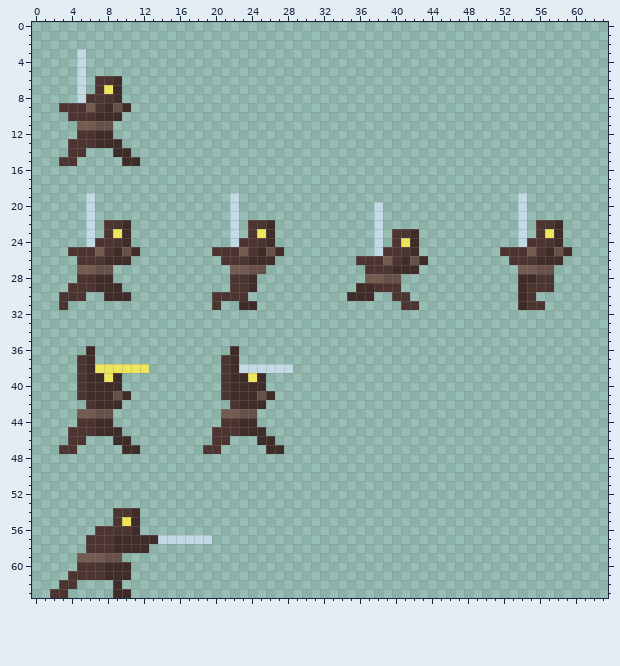
Pixel-art file: Entities/melee_enemy.ase. The picture above was drawn from the file before the commit.
64x64 pixels, 1 frame.
Once edited:
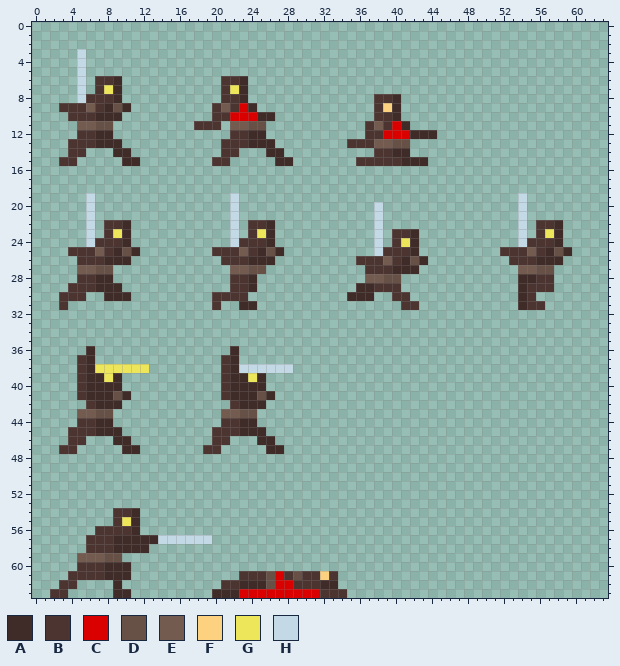
Palette (. is transparent): A #3f2b28  B #4c3430  C #da0000  D #675147  E #745b50  F #fcd281  G #ede65b  H #c3d9e6
Log entry: moved melee enemy death logic from player to itself
Edits made:
@@ x 16..46 @@
  5 ...............................
- 6 ...............................
- 7 ...............................
- 8 ...............................
- 9 ...............................
-10 ...............................
-11 ...............................
-12 ...............................
-13 ...............................
-14 ...............................
-15 ...............................
+ 6 .....BBA.......................
+ 7 .....BGA.......................
+ 8 .....BBA..............BBA......
+ 9 ....BEBCA.............BFA......
+10 ....BBCCCAA...........BBA......
+11 ..BBB.EEDD...........BEBCA.....
+12 ......BBAA...........BBCCCAAA..
+13 .....BBBAAA........BBBEEDD.....
+14 .....BB...AA..........BBAA.....
+15 ....BB.....AA.......BBBBBAAA...
 16 ...............................
@@ x 18..36 @@
 60 ...................
-61 ...................
-62 ...................
-63 ...................
+61 .....BBBDCBDBBFB...
+62 ...BBAAADCCBBBAA...
+63 ..AAACCCCCCCCCBBB..
Changed places in both pictures, as pixel boxes (x1, y1, x2, y2):
added: (194, 76, 293, 166)
added: (347, 94, 437, 166)
added: (212, 571, 347, 598)
